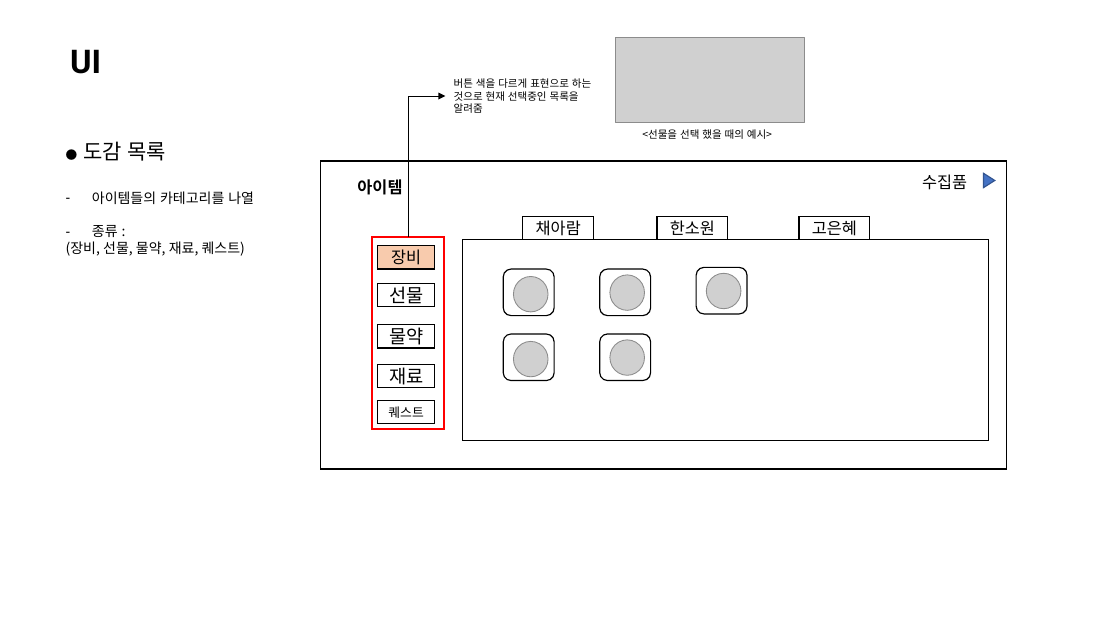
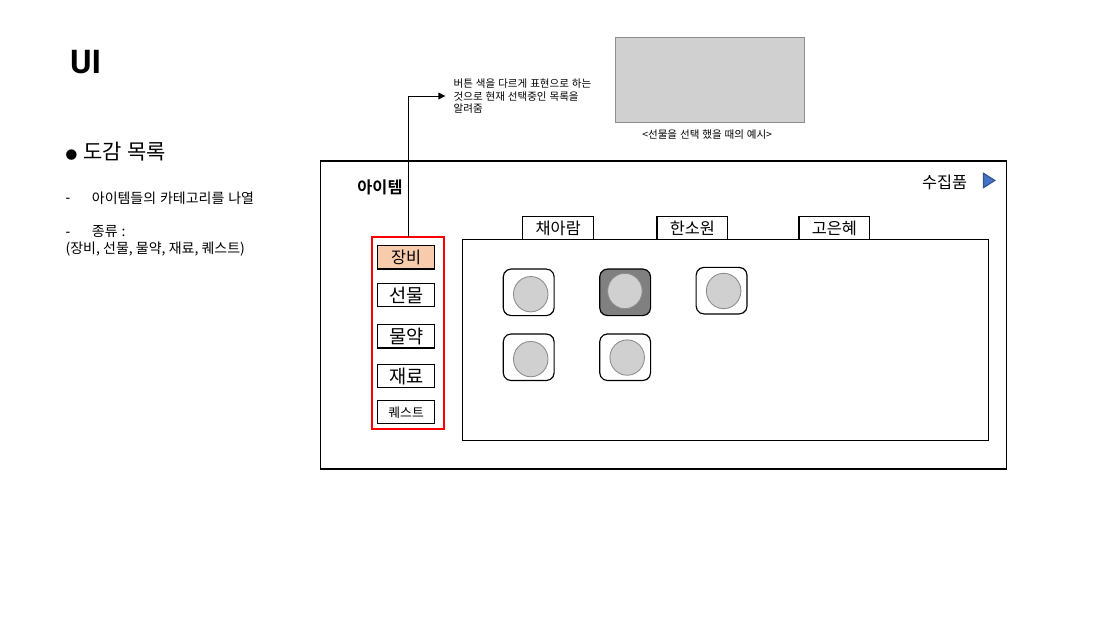
Before and after one commit to 223tt/Last-Night, a slide deck: slide 6 of 시스템/도감Ver.1.pptx. Drawn at 1120x630 pixels with LibreOffice and Linux fonts; fonts in the diff are those of the drawing; grey boxes stand for pictures. Boxes give left, top, right and bottom in pixels: in the first picture for what was removed or moved away, otherwise in the second. Text is boxed around its words. In the diff, an @@ line names an element or a change of style, - is before the commit and + after.

```diff
--- a/시스템/도감Ver.1.pptx
+++ b/시스템/도감Ver.1.pptx
@@ rounded rectangle at bbox=[600, 269, 651, 315]: fill #FFFFFF to #808080 @@
```
Also in this commit, not shown: 3 other slides changed, 6 slides added, 4 other files.
